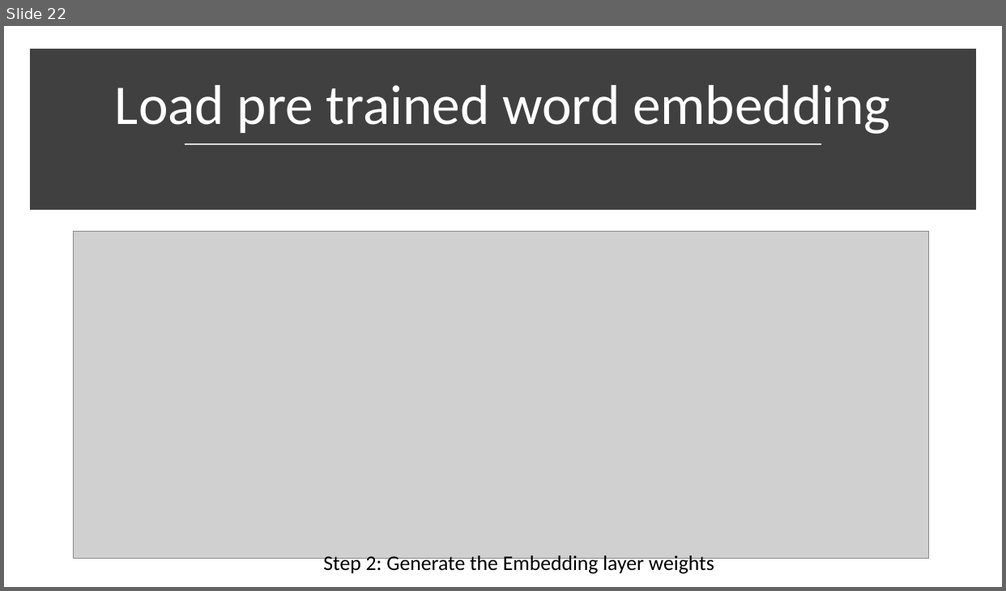
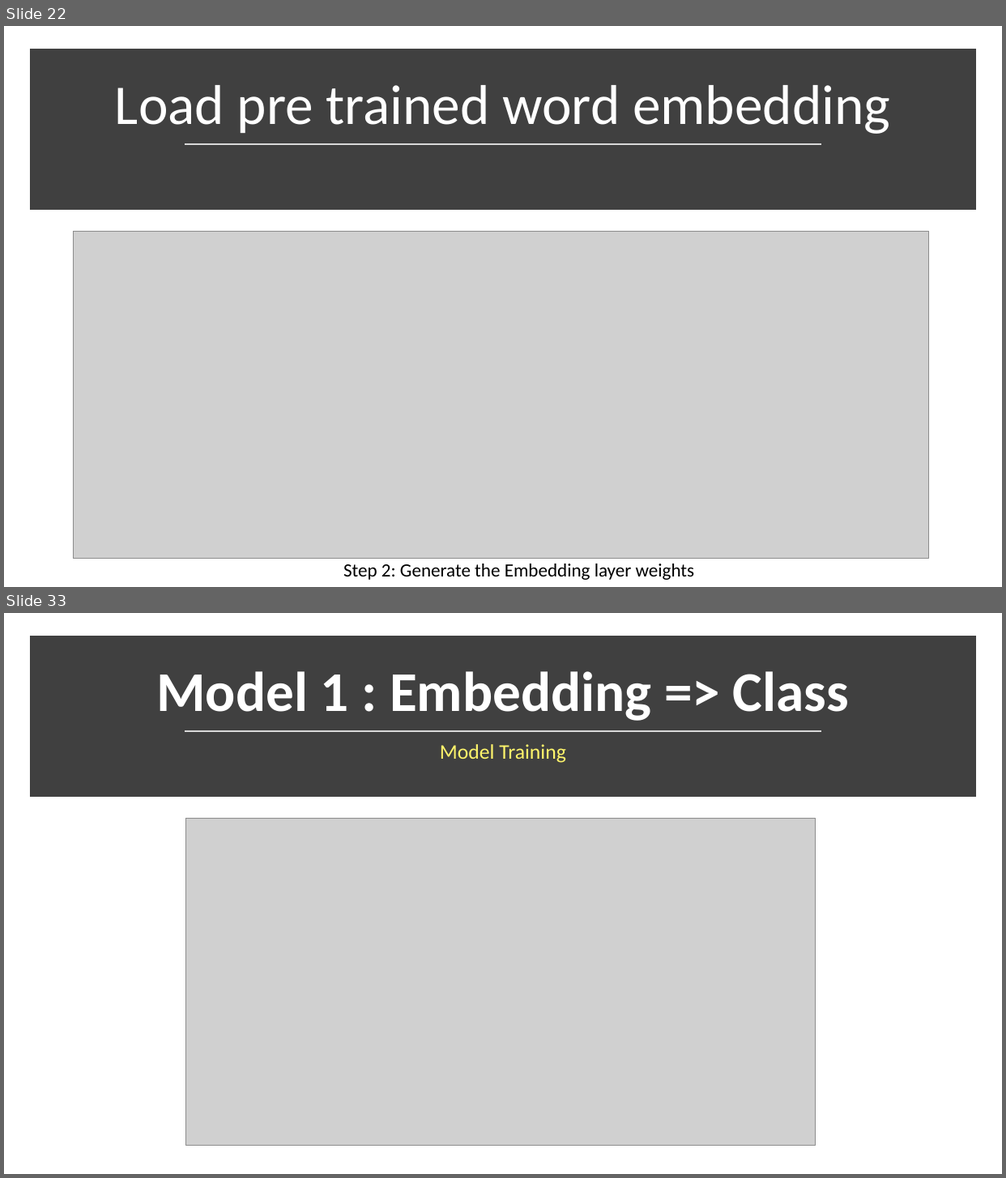
Before and after one commit to ravikg/deep-learning-nlp-kaggle-toxic-comment, a slide deck: ppt/workshop.pptx. Shown one above the other, each under a label of ours: slide 22 before the commit, slides 22 and 33 after it; the slides between them are not shown. The pictures are 1006x591 and 1006x1178 pixels, drawn with LibreOffice and Linux fonts; fonts in the diff are those of the drawing; grey boxes stand for pictures. Boxes give left, top, right and bottom in pixels: in the first picture for what was removed or moved away, otherwise in the second. Text is boxed around its words. In the diff, an @@ line names an element or a change of style, - is before the commit and + after.

```diff
--- a/ppt/workshop.pptx
+++ b/ppt/workshop.pptx
@@ slide 33 added at [4, 613, 1002, 1174], background #FFFFFF @@
@@ rectangle added at [35, 641, 971, 793], fill #404040, outline #404040 10 pt @@
@@ title added at [156, 671, 849, 721], 54 pt, text #FFFFFF, bold @@
+Model 1 : Embedding => Class
@@ line added from (185, 731) to (821, 731), #D9D9D9 1.75 pt @@
@@ text added at [440, 744, 566, 763], 20 pt, text #FFF56B @@
+Model Training
@@ picture added at [186, 818, 816, 1145] @@
@@ slide 22 changed as well @@
@@ text "Step 2: Generate the Embedding ...": place and size @@
-text "Step 2: Generate the Embedding ..." at [323, 553, 714, 575]
+text "Step 2: Generate the Embedding ..." at [343, 564, 695, 580]
@@ text "Step 2: Generate the Embedding ..." at [343, 564, 695, 580]: size 20 to 18 pt @@
```
Also in this commit, not shown: 1 other slide changed, 31 other slides added, 1 slide removed, 4 other files.
